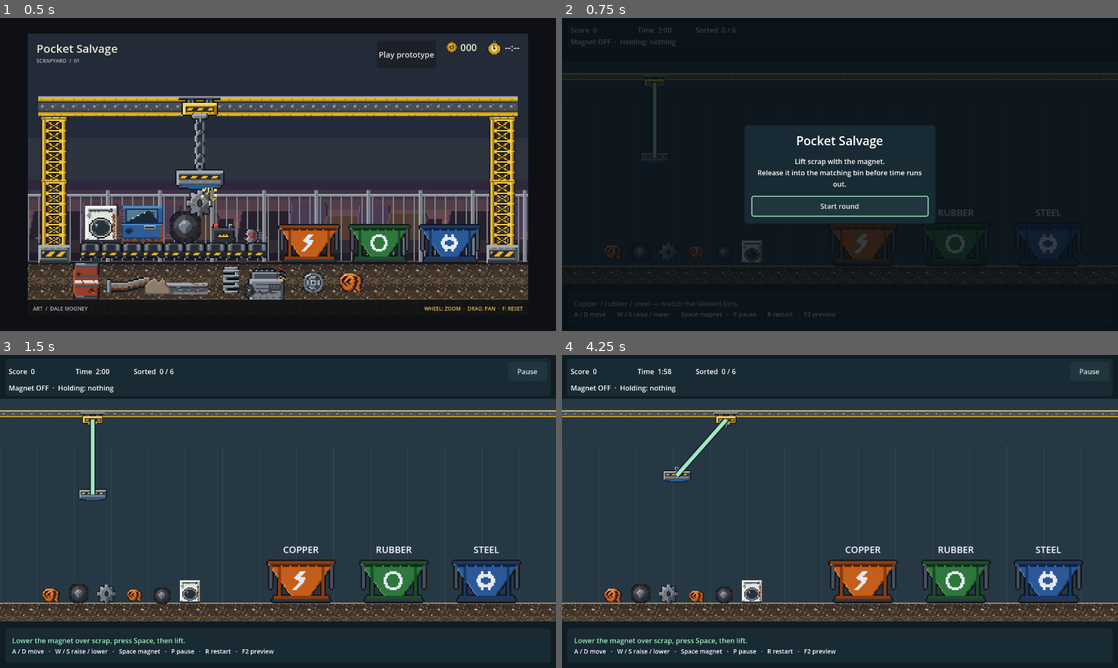
Above: before the commit, frames 1-4 (two rows, left to right).
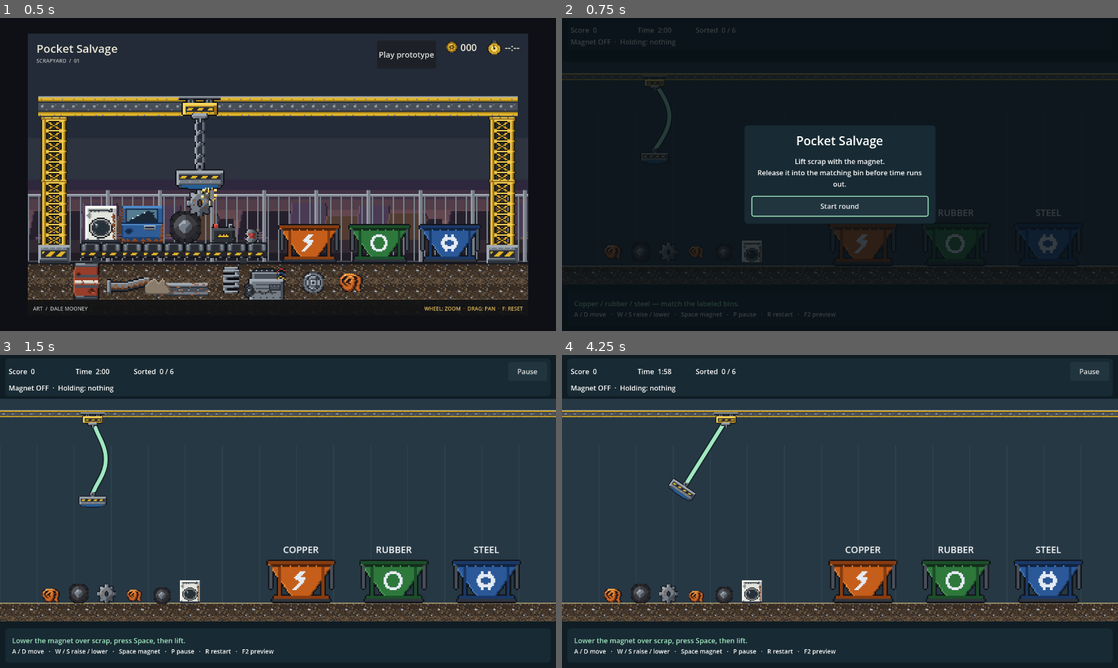
Above: after the commit, the same moments.

Repository: RaresKeY/pocket-salvage
Game: Godot game, scene res://scenes/main.tscn
The game is run twice, just before and just after one commit, with the same random seed, the same clock (stepped at 60 frames per second) and the same inputs.
Inputs (mouse positions are in pixels of both pictures, inside the frame that each line leads up to):
- Up to frame 1 (0.5 s): no input
- Up to frame 2 (0.75 s): click "Play prototype" at 0.5 s
- Up to frame 3 (1.5 s): click "Start round" at 1.25 s
- Up to frame 4 (4.25 s): click "Pause" at 2 s; click "Resume" at 2.75 s; tap Space at 3.5, 3.77 s; move the mouse to (962, 495) at 3.52 s; hold D from 3.53 s (still down); tap F at 3.6 s; click (962, 495) at 3.67 s

Frame 1 is identical in both runs. In frame 2, 0.3% of the frame differs, in the area x 16-20%, y 20-45%; in frame 3, 0.6%; in frame 4, 0.7%, in the area x 18-30%, y 20-47%.

Commit message:
Suspend rigid magnet from physical pivot with bounded tilt and load reaction

Diff:
--- a/labs/crane/lab.gd
+++ b/labs/crane/lab.gd
@@ -1,8 +1,9 @@
 extends "res://labs/shared/lab_page.gd"
+const CableBody = preload("res://scripts/crane/cable_body_2d.gd")
 const Suspension = preload("res://scripts/crane/suspension_2d.gd")
 const Parts = preload("res://scripts/physics/collision_parts_2d.gd")
 var suspension: Suspension
-var tip: CharacterBody2D
+var tip: CableBody
 var payload: RigidBody2D
 
 func _ready() -> void:
@@ -19,7 +20,12 @@
 	floor_art.polygon = PackedVector2Array([Vector2(0,440), Vector2(1200,440), Vector2(1200,460), Vector2(0,460)])
 	floor_art.color = Color("334953")
 	world.add_child(floor_art)
-	tip = CharacterBody2D.new()
+	tip = CableBody.new()
+	tip.mass = 3.0
+	tip.linear_damp = 0.35
+	tip.angular_damp = 1.8
+	tip.continuous_cd = RigidBody2D.CCD_MODE_CAST_SHAPE
+	tip.z_index = 2
 	tip.collision_layer = 4
 	tip.collision_mask = 1
 	var circle := CircleShape2D.new()
--- a/labs/salvage/lab.gd
+++ b/labs/salvage/lab.gd
@@ -1,6 +1,7 @@
 extends Control
 ## Playable integration fixture. Subsystems retain their independent labs.
 const Parts = preload("res://scripts/physics/collision_parts_2d.gd")
+const CableBody = preload("res://scripts/crane/cable_body_2d.gd")
 const Suspension = preload("res://scripts/crane/suspension_2d.gd")
 const Payload = preload("res://labs/salvage/payload.gd")
 const Layout = preload("res://scripts/level/yard_layout.gd")
@@ -14,7 +15,7 @@
 var hud: Control
 var round_state: Node
 var suspension: Node2D
-var tip: CharacterBody2D
+var tip: CableBody
 var trolley: Sprite2D
 var magnet_sprite: Sprite2D
 var payloads: Array[RigidBody2D] = []
@@ -77,6 +78,7 @@
 	viewport.add_child(world)
 	var layout: Dictionary = Layout.create_layout(level_variant)
 	var backdrop := Backdrop.new()
+	backdrop.z_index = -10
 	world.add_child(backdrop)
 	backdrop.configure(layout)
 	add_wall(Vector2(600,455),Vector2(1200,30))
@@ -100,7 +102,12 @@
 		label.horizontal_alignment = HORIZONTAL_ALIGNMENT_CENTER
 		label.add_theme_font_size_override("font_size",20)
 		world.add_child(label)
-	tip = CharacterBody2D.new()
+	tip = CableBody.new()
+	tip.mass = 3.0
+	tip.linear_damp = 0.35
+	tip.angular_damp = 1.8
+	tip.continuous_cd = RigidBody2D.CCD_MODE_CAST_SHAPE
+	tip.z_index = 2
 	tip.collision_layer = 4
 	tip.collision_mask = 1
 	tip.position = layout.crane_anchor + Vector2(0,160)
@@ -117,6 +124,7 @@
 	trolley.texture = preload("res://assets/bitwright_8x/crane_trolley.png")
 	trolley.scale = Vector2.ONE * 0.2
 	trolley.texture_filter = CanvasItem.TEXTURE_FILTER_LINEAR
+	trolley.z_index = 2
 	world.add_child(trolley)
 	suspension = Suspension.new()
 	world.add_child(suspension)
@@ -174,7 +182,6 @@
 	refresh_hud()
 
 func move_crane(horizontal: float, reel: float, delta: float) -> void:
-	tip.velocity.x = move_toward(tip.velocity.x,0.0,140.0*delta)
 	suspension.anchor.x = clampf(suspension.anchor.x + horizontal * 220 * delta,80,1120)
 	suspension.cable_length = clampf(suspension.cable_length + reel * 130 * delta,50,335)
 	trolley.position = suspension.anchor
@@ -194,9 +201,9 @@
 	for body in payloads:
 		if not is_instance_valid(body) or body.delivered or body.held: continue
 		var grip: Vector2 = body.to_global(Vector2(0,-body.dimensions.y*0.5))
-		var distance := tip.global_position.distance_to(grip)
+		var distance := tip.to_global(suspension.load_mount_local).distance_to(grip)
 		if distance >= nearest: continue
-		var ray := PhysicsRayQueryParameters2D.create(tip.global_position,grip,1)
+		var ray := PhysicsRayQueryParameters2D.create(tip.to_global(suspension.load_mount_local),grip,1)
 		if not world.get_world_2d().direct_space_state.intersect_ray(ray).is_empty(): continue
 		candidate = body
 		nearest = distance
--- /dev/null
+++ b/scripts/crane/cable_body_2d.gd
@@ -0,0 +1,6 @@
+extends RigidBody2D
+## Physical suspended endpoint; caller supplies shape, art and connection offsets.
+var integrate_cable := Callable()
+
+func _integrate_forces(state: PhysicsDirectBodyState2D) -> void:
+	if integrate_cable.is_valid(): integrate_cable.call(state)
--- a/scripts/crane/suspension_2d.gd
+++ b/scripts/crane/suspension_2d.gd
@@ -1,17 +1,24 @@
 extends Node2D
-## Caller-owned endpoint, collision geometry, controls, and attachment selection.
+## Massless tension-only cable acting at a caller-owned rigid body's pivot.
 const Rope = preload("res://scripts/rope/rope_2d.gd")
+const CableBody = preload("res://scripts/crane/cable_body_2d.gd")
 var rope: Rope
-var endpoint: CharacterBody2D
+var endpoint: CableBody
 var anchor := Vector2.ZERO
 var cable_length := 200.0
-var gravity := 600.0
+var pivot_local := Vector2(0,-16)
+var load_mount_local := Vector2(0,16)
+var angle_limit := deg_to_rad(35.0)
 var spring := 90.0
 var damping := 15.0
 var max_force := 12000.0
+var max_tension := 60000.0
 var attached_body: RigidBody2D
 var attachment_offset := Vector2.ZERO
 var blocked := false
+var tension := 0.0
+var _previous_anchor := Vector2.ZERO
+var _previous_length := 200.0
 var enabled := true:
 	set(value):
 		enabled = value
@@ -19,23 +26,31 @@
 
 signal attachment_changed(body: RigidBody2D)
 
-func configure(tip: CharacterBody2D, start: Vector2, length: float, polygons: Array[PackedVector2Array] = []) -> void:
+func configure(tip: CableBody, start: Vector2, length: float, polygons: Array[PackedVector2Array] = []) -> void:
+	if is_instance_valid(endpoint): endpoint.integrate_cable = Callable()
 	endpoint = tip
 	anchor = start
-	cable_length = length
+	cable_length = maxf(2,length)
+	_previous_anchor = anchor
+	_previous_length = cable_length
+	endpoint.integrate_cable = _integrate_endpoint
 	if rope == null:
 		rope = Rope.new()
 		add_child(rope)
 	rope.configure(polygons)
 	rope.exclude = [tip.get_rid()]
-	rope.reset(anchor, endpoint.global_position, cable_length)
+	rope.reset(anchor,pivot_world(),cable_length)
+
+func pivot_world() -> Vector2:
+	return endpoint.to_global(pivot_local)
 
 func attach(body: RigidBody2D, local_offset := Vector2.ZERO) -> bool:
-	if not enabled or not is_instance_valid(body) or body.freeze: return false
+	if not enabled or not is_instance_valid(body) or body == endpoint or body.freeze: return false
 	detach()
 	attached_body = body
 	attachment_offset = local_offset
 	body.sleeping = false
+	endpoint.sleeping = false
 	attachment_changed.emit(body)
 	return true
 
@@ -49,28 +64,77 @@
 	detach()
 	if not is_instance_valid(endpoint): return
 	endpoint.global_position = tip_position
-	endpoint.velocity = Vector2.ZERO
-	rope.reset(anchor, tip_position, cable_length)
+	endpoint.rotation = 0
+	endpoint.linear_velocity = Vector2.ZERO
+	endpoint.angular_velocity = 0
+	endpoint.sleeping = false
+	_previous_anchor = anchor
+	_previous_length = cable_length
+	rope.reset(anchor,pivot_world(),cable_length)
+
+func _integrate_endpoint(state: PhysicsDirectBodyState2D) -> void:
+	var dt := state.step
+	if dt <= 0: return
+	var angle := wrapf(state.transform.get_rotation(),-PI,PI)
+	var limit := clampf(angle_limit,0.0,PI)
+	# A physical hard stop bounds tilt; ordinary swing is never repositioned.
+	if absf(angle) > limit:
+		angle = clampf(angle,-limit,limit)
+		state.transform = Transform2D(angle,state.transform.origin)
+		if state.angular_velocity * angle > 0: state.angular_velocity = 0
+	var lever := pivot_local.rotated(angle)
+	var pivot := state.transform.origin + lever
+	var anchor_velocity := (anchor-_previous_anchor) / dt
+	var reel_velocity := clampf((cable_length-_previous_length)/dt,-2000,2000)
+	_previous_anchor = anchor
+	_previous_length = cable_length
+	# Wrapping guides, when supplied, are shared with the visual solver.
+	rope.solver.path.update(anchor,pivot)
+	var guides := rope.solver.path.guides(anchor,pivot)
+	var support: Vector2 = guides[-2]
+	var fixed_length: float = rope.solver.path.length_between(anchor,pivot) - support.distance_to(pivot)
+	var radius := maxf(2,cable_length-fixed_length)
+	var radial := pivot-support
+	var distance := radial.length()
+	blocked = fixed_length+2 > cable_length or distance > radius+8
+	tension = 0.0
+	if distance < 0.001: return
+	var normal := radial/distance
+	var error := distance-radius
+	var support_velocity := anchor_velocity if guides.size()==2 else Vector2.ZERO
+	var arm := lever-state.center_of_mass_local.rotated(angle)
+	var point_velocity := state.linear_velocity + Vector2(-arm.y,arm.x)*state.angular_velocity
+	# Predict default gravity (Godot integrates standard forces after this callback).
+	var outward := (point_velocity + state.total_gravity*dt - support_velocity).dot(normal)-reel_velocity
+	var bias := error * (0.25 if error>0 else 1.0) / dt
+	var effective_inverse_mass := state.inverse_mass + pow(arm.cross(normal),2)*state.inverse_inertia
+	if effective_inverse_mass > 0:
+		var impulse := clampf((outward+bias)/effective_inverse_mass,0,max_tension*dt)
+		state.apply_impulse(-normal*impulse,lever)
+		tension = impulse/dt
+	# Anticipatory angular stop prevents most overshoot before the hard cap.
+	state.angular_velocity = clampf(state.angular_velocity,(-limit-angle)/dt,(limit-angle)/dt)
 
 func _physics_process(delta: float) -> void:
 	if not is_instance_valid(endpoint) or rope == null: return
-	endpoint.velocity.y += gravity * delta
-	endpoint.move_and_slide()
-	var constraint: Dictionary = rope.constrain_tip(anchor, endpoint.global_position, endpoint.velocity, cable_length)
-	endpoint.velocity = constraint.velocity
-	var correction: Vector2 = constraint.position - endpoint.global_position
-	if correction.length_squared() > 0.0001:
-		endpoint.move_and_collide(correction)
-	blocked = constraint.blocked or endpoint.global_position.distance_to(constraint.position) > 1.0
-	rope.step(anchor, endpoint.global_position, cable_length, delta)
+	endpoint.sleeping = false
+	rope.step(anchor,pivot_world(),cable_length,delta)
 	if not enabled: return
 	if is_instance_valid(attached_body):
 		attached_body.sleeping = false
 		var offset := attachment_offset.rotated(attached_body.global_rotation)
-		var point := attached_body.global_position + offset
-		var point_velocity := attached_body.linear_velocity + Vector2(-offset.y, offset.x) * attached_body.angular_velocity
-		var force := ((endpoint.global_position - point) * spring - (point_velocity - endpoint.velocity) * damping) * attached_body.mass
-		attached_body.apply_force(force.limit_length(max_force), offset)
+		var point := attached_body.global_position+offset
+		var mount := load_mount_local.rotated(endpoint.global_rotation)
+		var target := endpoint.global_position+mount
+		var point_velocity := attached_body.linear_velocity+Vector2(-offset.y,offset.x)*attached_body.angular_velocity
+		var target_velocity := endpoint.linear_velocity+Vector2(-mount.y,mount.x)*endpoint.angular_velocity
+		var force := ((target-point)*spring-(point_velocity-target_velocity)*damping)*attached_body.mass
+		force = force.limit_length(max_force)
+		attached_body.apply_force(force,offset)
+		endpoint.apply_force(-force,mount)
 	elif attached_body != null:
 		attached_body = null
 		attachment_changed.emit(null)
+
+func _exit_tree() -> void:
+	if is_instance_valid(endpoint): endpoint.integrate_cable = Callable()
--- a/tests/crane_test.gd
+++ b/tests/crane_test.gd
@@ -11,7 +11,7 @@
 	lab.suspension.cable_length = 170
 	for frame in 150: await physics_frame
 	assert(lab.payload.position.y < initial_y - 100, "Spring must lift physical load")
-	assert(lab.tip.global_position.distance_to(lab.suspension.anchor) <= 171, "Tip respects rope length")
+	assert(lab.suspension.pivot_world().distance_to(lab.suspension.anchor) <= 175, "Tip respects rope length")
 	lab.suspension.detach()
 	assert(lab.suspension.attached_body == null)
 	for frame in 120: await physics_frame
--- /dev/null
+++ b/tests/physical_suspension_test.gd
@@ -0,0 +1,55 @@
+extends SceneTree
+func _initialize() -> void:
+	call_deferred("run")
+func run() -> void:
+	var lab = load("res://labs/crane/lab.tscn").instantiate()
+	root.add_child(lab)
+	lab.set_physics_process(false)
+	for frame in 60: await physics_frame
+	assert(lab.tip is RigidBody2D)
+	var initial: Vector2 = lab.tip.position
+	var peak_angle := 0.0
+	var peak_lag := 0.0
+	for frame in 90:
+		lab.suspension.anchor.x += 2.0
+		await physics_frame
+		peak_angle = maxf(peak_angle,absf(lab.tip.rotation))
+		peak_lag = maxf(peak_lag,absf(lab.suspension.anchor.x-lab.suspension.pivot_world().x))
+	assert(peak_lag > 15,"Physical magnet must lag the moving hoist")
+	assert(peak_angle > deg_to_rad(3),"Top pivot must produce actual rigid-body tilt")
+	await physics_frame
+	assert(lab.tip.linear_velocity.length() > 1,"Stopping the hoist must retain swing")
+	assert(lab.tip.position.distance_to(initial)>30)
+	lab.tip.apply_torque_impulse(3000)
+	for frame in 180:
+		await physics_frame
+		peak_angle = maxf(peak_angle,absf(lab.tip.rotation))
+		assert(absf(lab.tip.rotation) <= lab.suspension.angle_limit + deg_to_rad(2),"Magnet tilt must remain capped")
+	# Pay out into slack: tension cannot push and state must keep falling naturally.
+	var old_y: float = lab.tip.position.y
+	lab.suspension.cable_length += 80
+	for frame in 4: await physics_frame
+	assert(lab.suspension.tension < 1,"Slack cable carries no compression")
+	assert(lab.tip.position.y > old_y)
+	# A lateral impulse to the payload must feed back into the suspended endpoint.
+	lab.reset_fixture()
+	for frame in 20: await physics_frame
+	lab.toggle_attachment()
+	lab.suspension.cable_length = 160
+	for frame in 180: await physics_frame
+	var before: Vector2 = lab.tip.position
+	lab.payload.apply_central_impulse(Vector2(500,0))
+	for frame in 25: await physics_frame
+	assert(lab.tip.position.x > before.x + 1,"Load reaction must move magnet")
+	lab.queue_free()
+	await process_frame
+	var game = load("res://labs/salvage/lab.tscn").instantiate()
+	root.add_child(game)
+	await process_frame
+	assert(game.tip.z_index > game.suspension.rope.z_index)
+	assert(game.trolley.z_index > game.suspension.rope.z_index)
+	assert(game.suspension.pivot_world().distance_to(game.tip.to_global(game.suspension.pivot_local))<0.01)
+	print("PHYSICAL_SUSPENSION_TEST_OK pivot tilt, angular stops, inertial swing, slack, load reaction, cable draw order peak_degrees=%.2f lag=%.2f" % [rad_to_deg(peak_angle),peak_lag])
+	game.queue_free()
+	await process_frame
+	quit()
Not shown, added: scripts/crane/cable_body_2d.gd.uid
Not shown, added: tests/physical_suspension_test.gd.uid
Not shown, changed: design/crane.md
Not shown, changed: labs/salvage/README.md
Not shown, changed: specs/_readme.md
Not shown, changed: specs/crane.md
Not shown, changed: specs/salvage_prototype.md
Not shown, changed: tests/README.md
Not shown, changed: tests/run_checks.py
